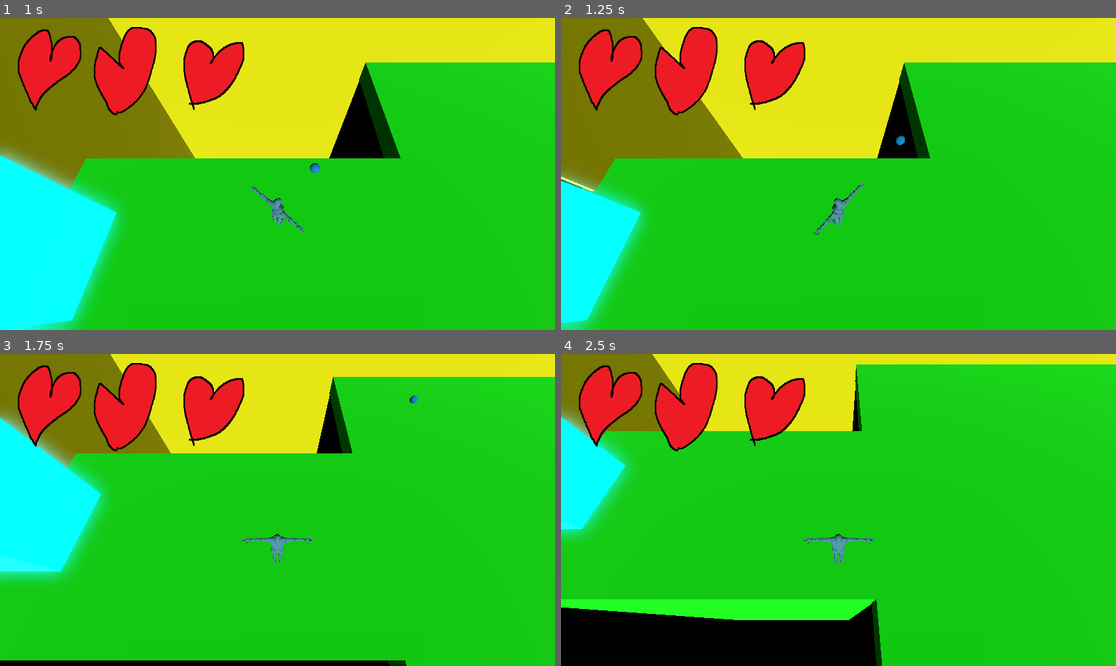
Above: before the commit, frames 1-4 (two rows, left to right).
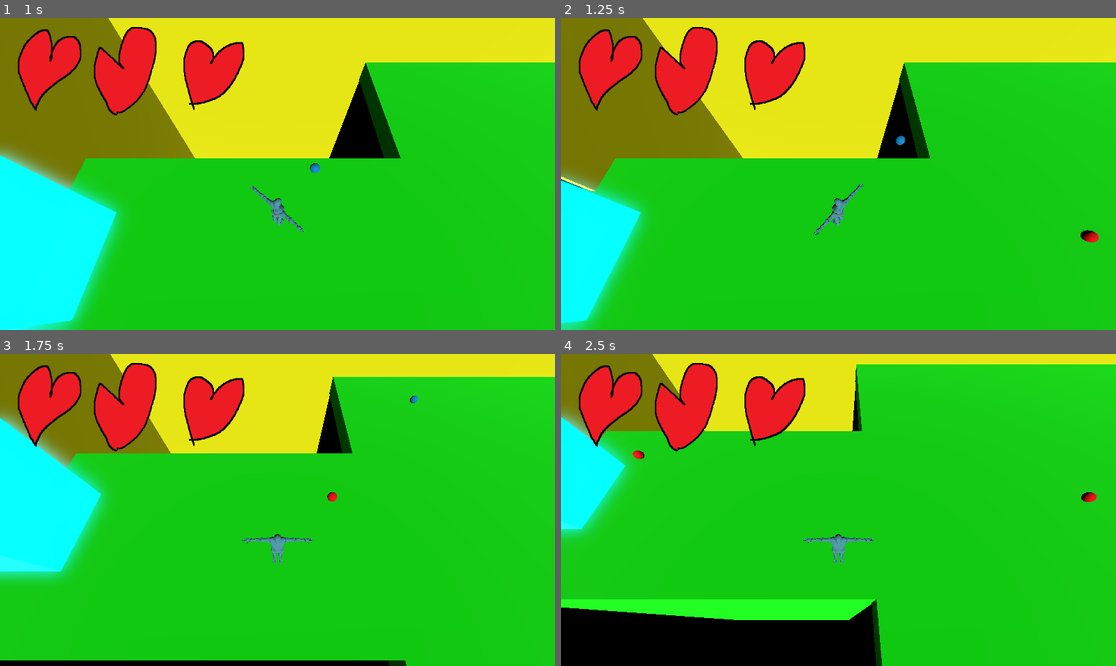
Above: after the commit, the same moments.

Repository: Alvin-Cha/Game-Skripsi
Game: Godot game, scene res://scenes/main/world.tscn
Same seed, same stepped clock (60 frames per second), same inputs: the game is played once before the commit and once after it.
Inputs (mouse positions are in pixels of both pictures, inside the frame that each line leads up to):
- Up to frame 1 (1 s): tap Enter (ui_accept) at 0.5, 0.77 s; move the mouse to (399, 158) at 0.52 s; hold D from 0.53 s (still down); tap F at 0.6 s; click (399, 158) at 0.67 s
- Up to frame 2 (1.25 s): keep holding D
- Up to frame 3 (1.75 s): move the mouse to (166, 525) at 1.27 s; release D at 1.28 s; hold S from 1.28 s (still down); tap F at 1.35 s; tap Enter (ui_accept) at 1.52 s
- Up to frame 4 (2.5 s): move the mouse to (894, 441) at 2.02 s; release S at 2.03 s; hold D from 2.03 s (still down); tap F at 2.1 s

Frame 1 is identical in both runs. In frame 2, 0.1% of the frame differs, in the area x 93-97%, y 67-72%; in frame 3, less than 0.1%; in frame 4, 0.1%, in the area x 12-97%, y 30-48%.

Commit message:
Add Enemy NPC and Enemy nodes to world scene

Diff:
--- a/scenes/main/world.tscn
+++ b/scenes/main/world.tscn
@@ -125,3 +125,9 @@
 
 [node name="CollisionShape3D" type="CollisionShape3D" parent="Lifts/Lift1" unique_id=123450002]
 shape = SubResource("BoxShape3D_lift1")
+
+[node name="Enemy_NPC" type="Node" parent="." unique_id=344372900]
+
+[node name="Enemy" parent="Enemy_NPC" unique_id=1489694662 node_paths=PackedStringArray("player") instance=ExtResource("2_iubku")]
+transform = Transform3D(1, 0, 0, 0, 1, 0, 0, 0, 1, 4.4256406, 0.63266104, 2.1152194)
+player = NodePath("../../Player")
